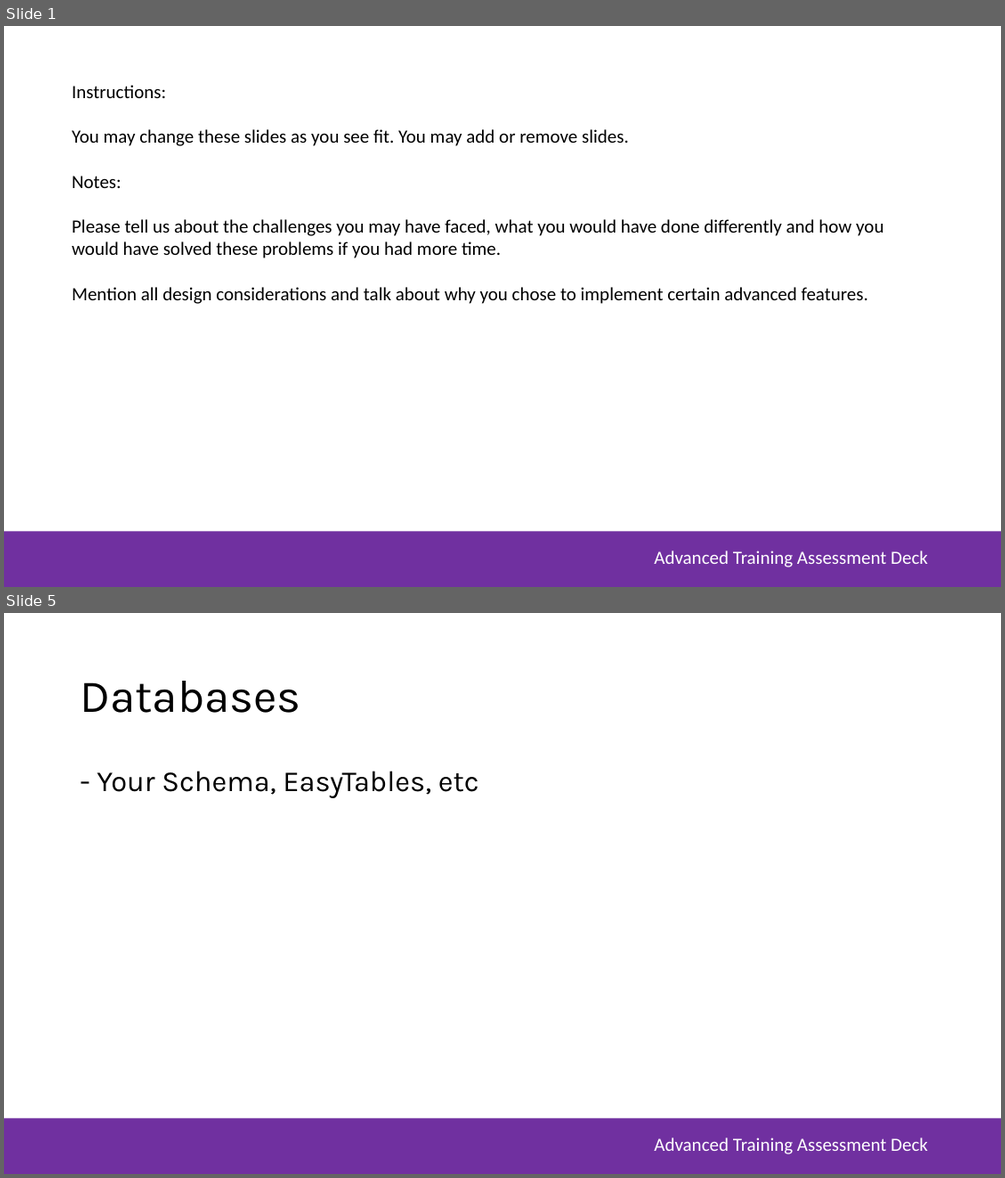
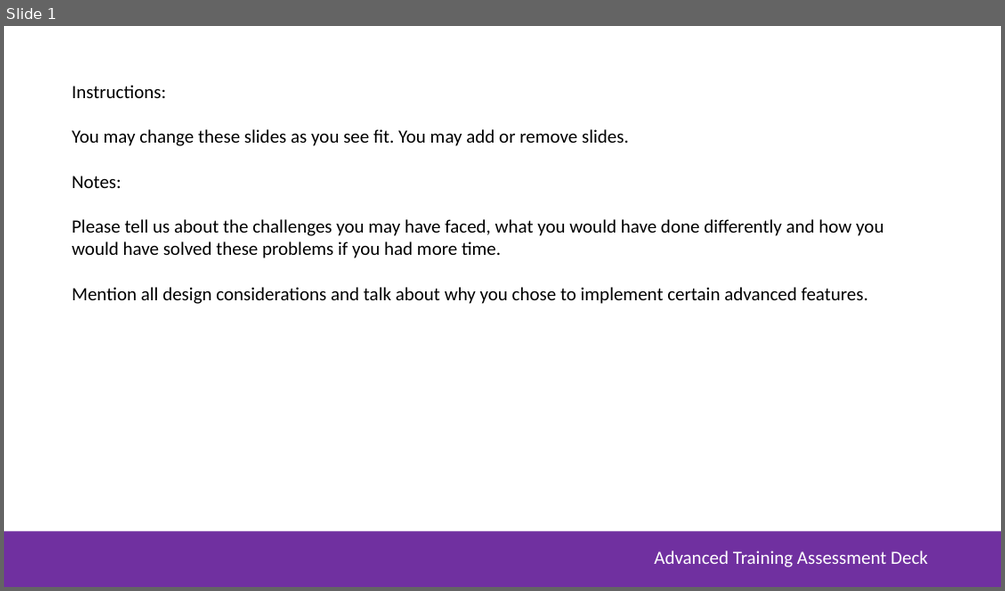
Before and after one commit to joshiefu/MSA_Phase2_WebApp, a slide deck: MSA-Assessment-Deck.pptx. Shown one above the other, each under a label of ours: slides 1 and 5 before the commit, slide 1 after it; the slides between them are not shown. The pictures are 1005x1178 and 1005x591 pixels, drawn with LibreOffice and Linux fonts; fonts in the diff are those of the drawing; background and template pictures are left out. Boxes give left, top, right and bottom in pixels: in the first picture for what was removed or moved away, otherwise in the second. Text is boxed around its words. In the diff, an @@ line names an element or a change of style, - is before the commit and + after.

```diff
--- a/MSA-Assessment-Deck.pptx
+++ b/MSA-Assessment-Deck.pptx
@@ slide 5 removed at (x1=4, y1=613, x2=1001, y2=1174), background #FFFFFF; not listed: 2 template elements that a slide beside it also shows @@
@@ title removed at (x1=80, y1=681, x2=300, y2=713) @@
-Databases
@@ text removed at (x1=97, y1=771, x2=479, y2=798) @@
-- Your Schema, EasyTables, etc
```
Also in this commit, not shown: 6 slides changed, 6 slides added, 2 other slides removed.
